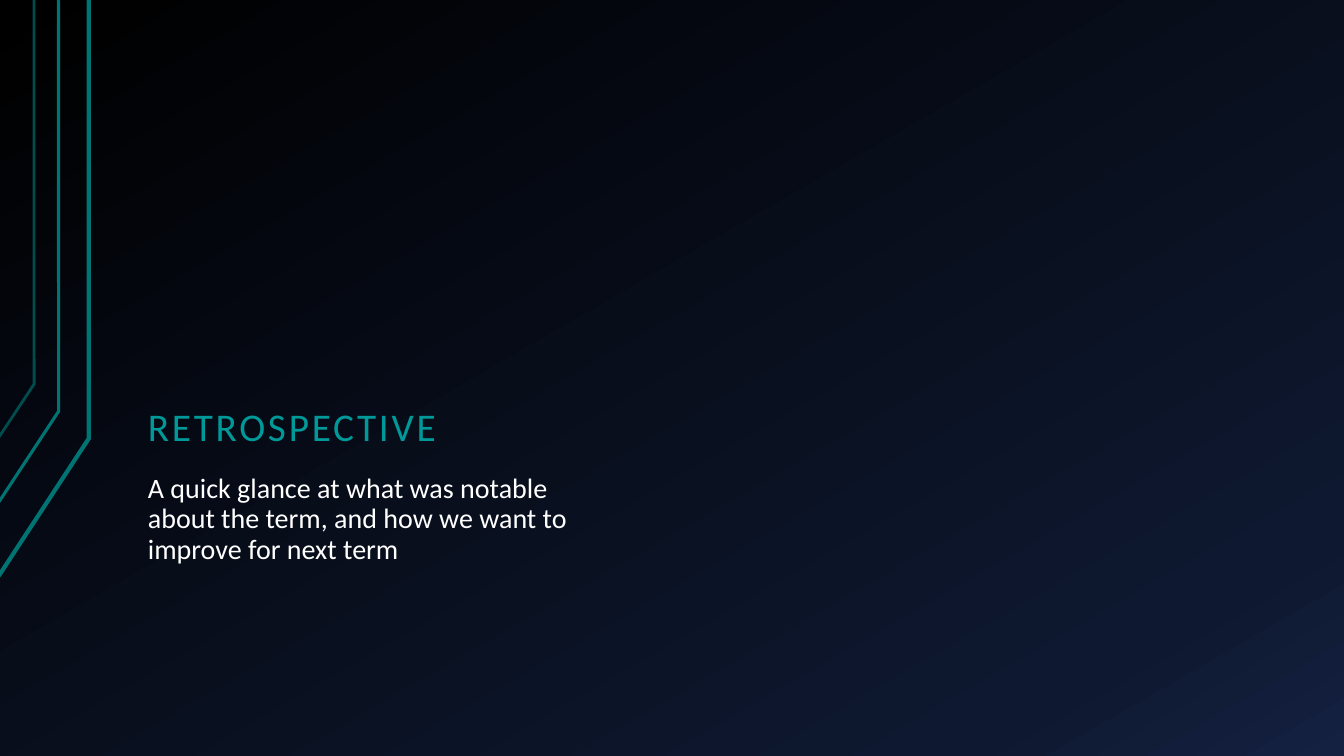
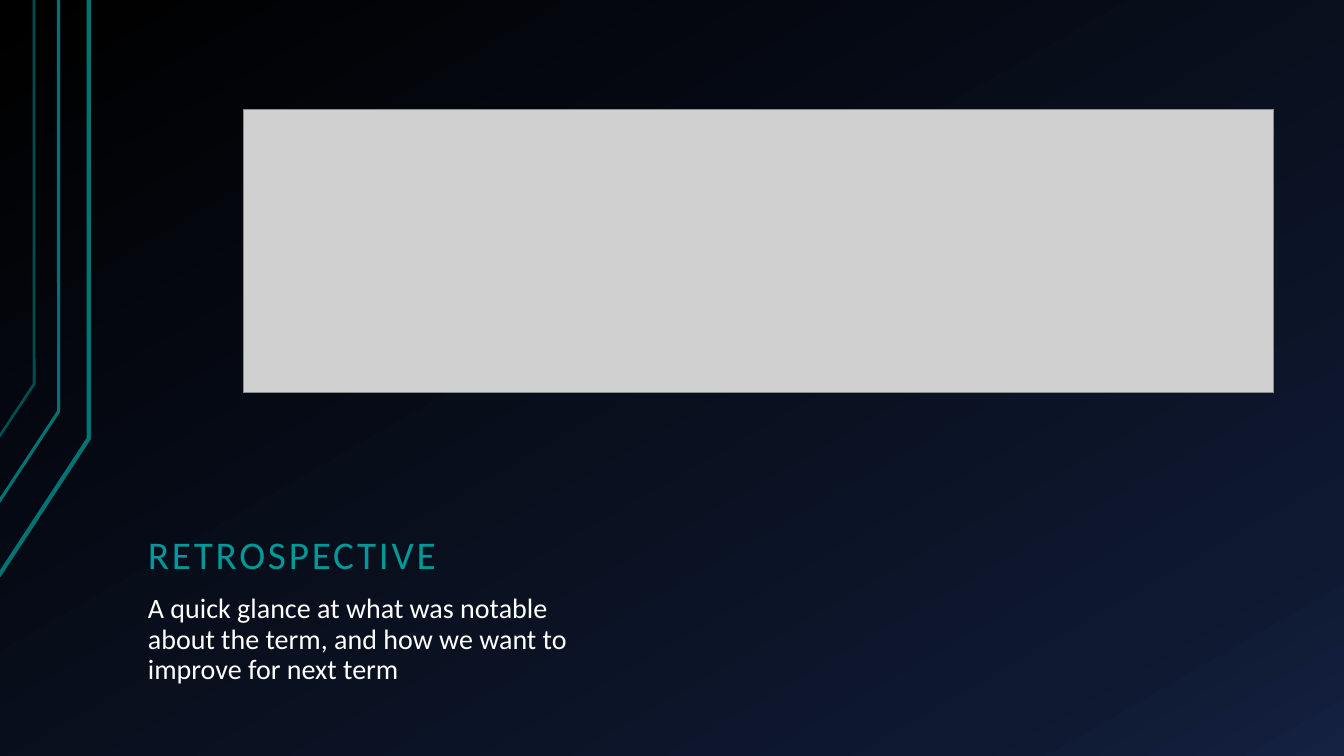
Before and after one commit to giacoppd/Security-For-Robotics, a slide deck: slide 13 of docs/progress_report/progress_report.pptx (slide 12 before the commit). Drawn at 1344x756 pixels with LibreOffice and Linux fonts; fonts in the diff are those of the drawing; grey boxes stand for pictures. Boxes give left, top, right and bottom in pixels: in the first picture for what was removed or moved away, otherwise in the second. Text is boxed around its words. In the diff, an @@ line names an element or a change of style, - is before the commit and + after.

Commit message:
Add files via upload
last one

```diff
--- a/docs/progress_report/progress_report.pptx
+++ b/docs/progress_report/progress_report.pptx
@@ picture added at [243, 109, 1273, 392] @@
@@ title "RETROSPECTIVE": place and size @@
-title "RETROSPECTIVE" at [148, 415, 436, 441]
+title "RETROSPECTIVE" at [148, 543, 436, 569]
@@ text "A quick glance at what ...": place and size @@
-text "A quick glance at what ..." at [148, 478, 567, 564]
+text "A quick glance at what ..." at [148, 598, 567, 684]
```
Also in this commit, not shown: 2 other slides changed, 1 slide added.
